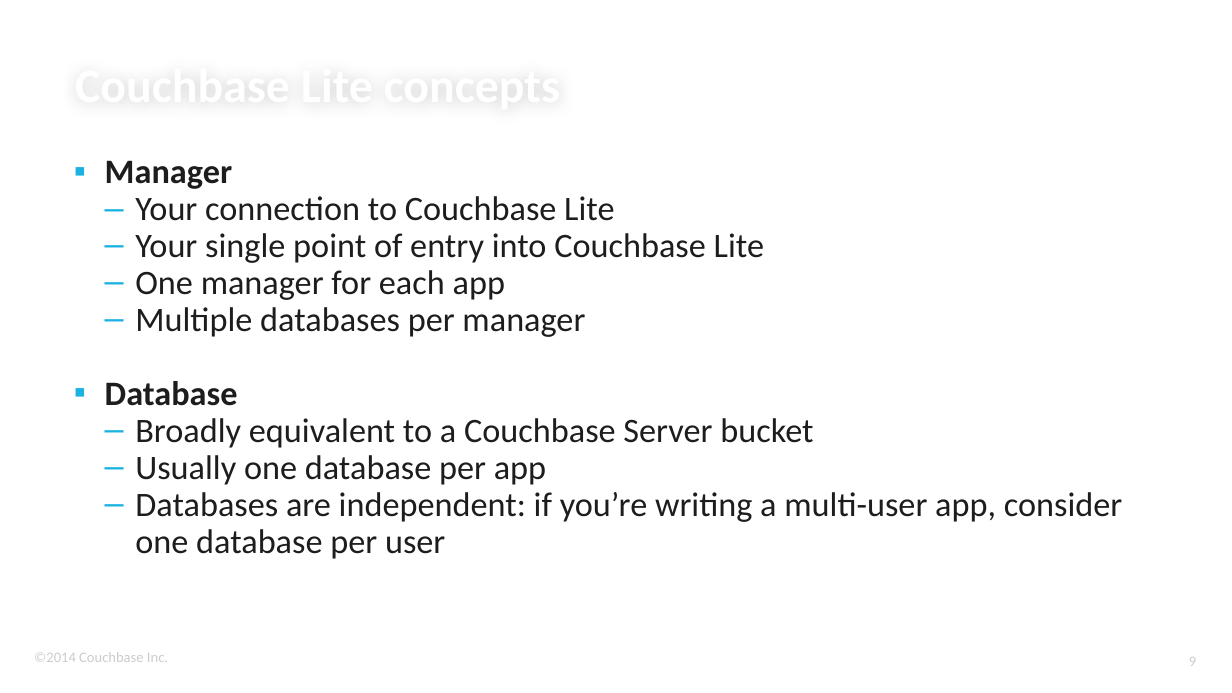
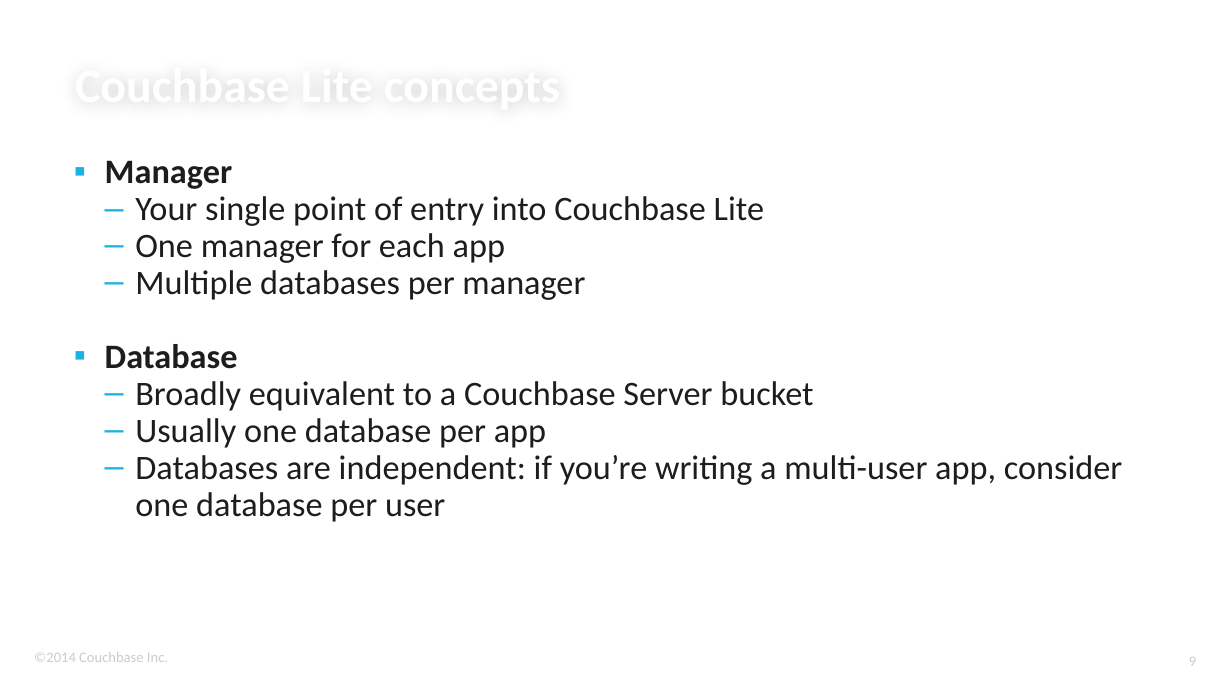
Before and after one commit to subalakr/workshop, a slide deck: slide 9 of mobile/presentations/first-app.pptx. Drawn at 1232x693 pixels with LibreOffice and Linux fonts; fonts in the diff are those of the drawing; background and template pictures are left out. Boxes give left, top, right and bottom in pixels: in the first picture for what was removed or moved away, otherwise in the second. Text is boxed around its words. In the diff, an @@ line names an element or a change of style, - is before the commit and + after.

```diff
--- a/mobile/presentations/first-app.pptx
+++ b/mobile/presentations/first-app.pptx
@@ text at <box>135,196,614,221</box>: paragraph removed @@
-  – Your connection to Couchbase Lite
```
Also in this commit, not shown: 16 other slides changed, 39 slides added, 4 slides removed.
